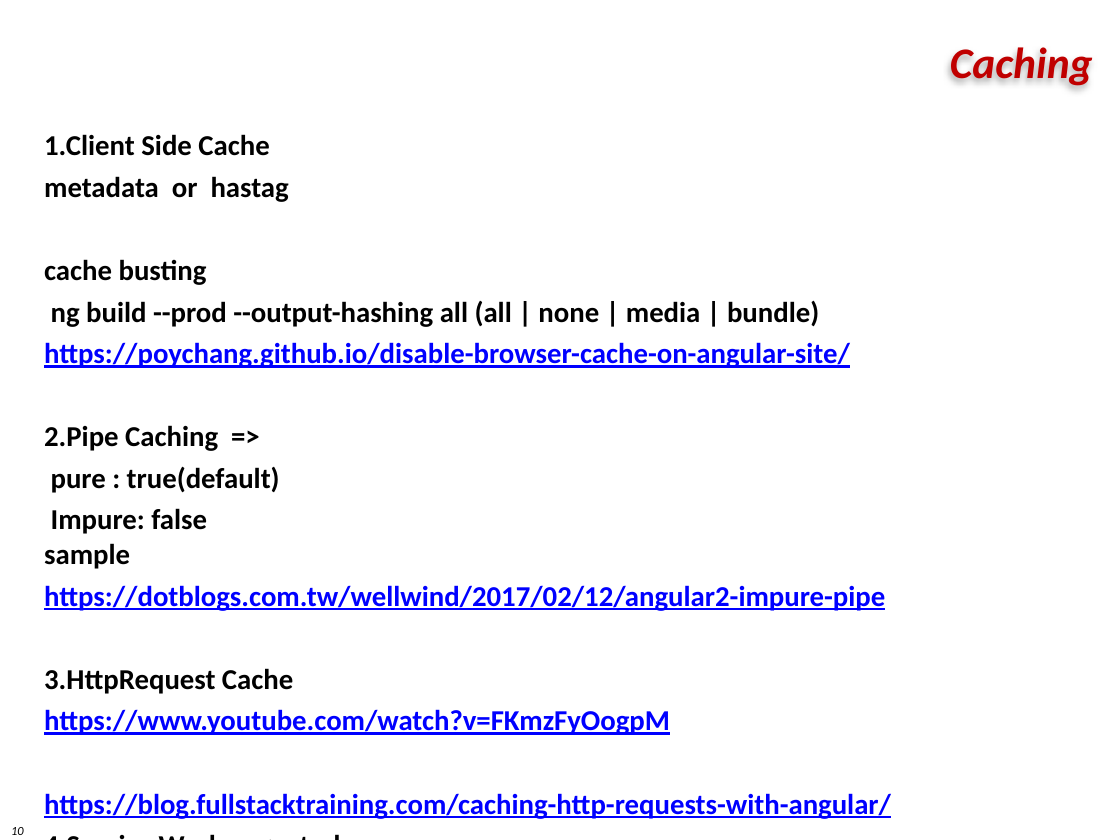
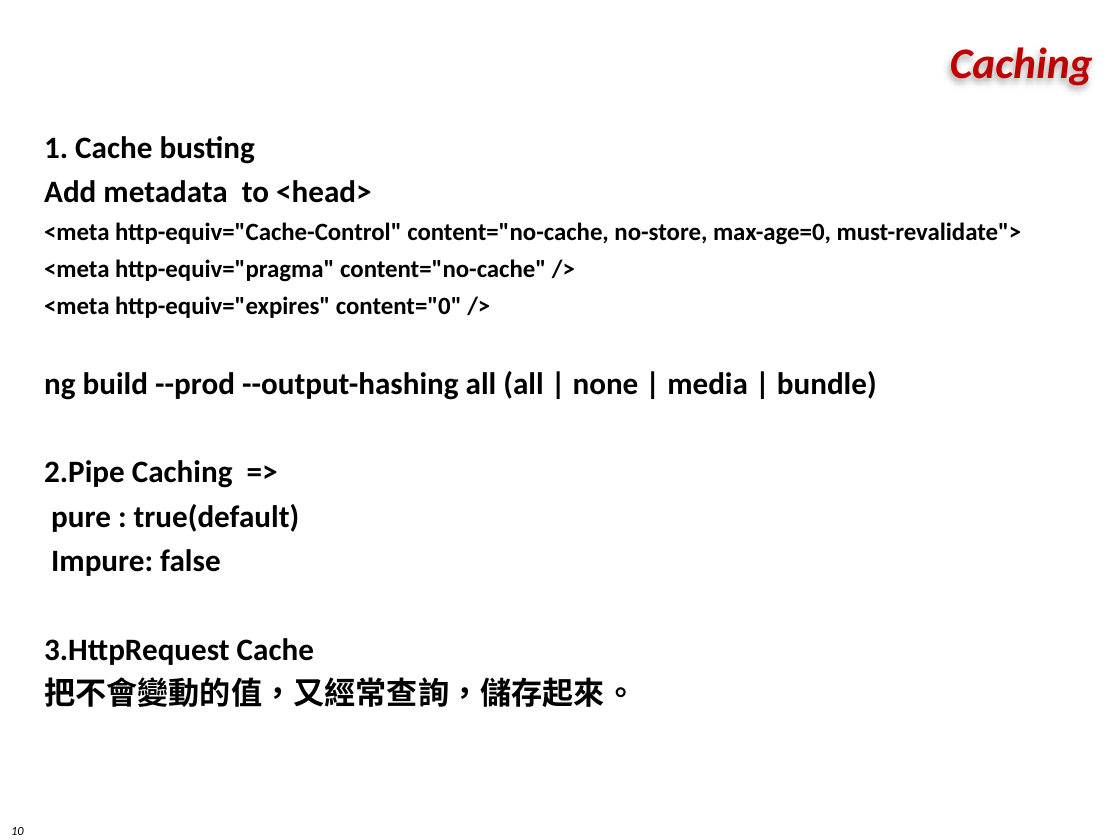
Before and after one commit to markku636/angular8study, a slide deck: slide 10 of ppt/angular_performance.pptx. Drawn at 1120x840 pixels with LibreOffice and Linux fonts; fonts in the diff are those of the drawing; background and template pictures are left out. Boxes give left, top, right and bottom in pixels: in the first picture for what was removed or moved away, otherwise in the second. Text is boxed around its words. In the diff, an @@ line names an element or a change of style, - is before the commit and + after.

```diff
--- a/ppt/angular_performance.pptx
+++ b/ppt/angular_performance.pptx
@@ text at <box>44,136,1022,318</box>: text changed; size 18.5 to 16 pt @@
-1.Client Side Cache
-metadata or hastag
-cache busting
+1. Cache busting
+Add metadata to <head>
+<meta http-equiv="Cache-Control" content="no-cache, no-store, max-age=0, must-revalidate">
+<meta http-equiv="pragma" content="no-cache" />
+<meta http-equiv="expires" content="0" />
@@ text at <box>44,342,850,368</box>: paragraph removed @@
-https://poychang.github.io/disable-browser-cache-on-angular-site/
@@ text at <box>44,371,877,665</box>: size 18.5 to 20 pt in "ng build --prod --output-hashing all (all | ...", "2.Pipe Caching =>", "pure : true(default)", "3.HttpRequest Cache" @@
@@ text at <box>51,549,220,576</box>: text changed; size 18.5 to 20 pt; text colour #0000FF to #000000 @@
-Impure: false
-sample
-https://dotblogs.com.tw/wellwind/2017/02/12/angular2-impure-pipe
+Impure: false
@@ text at <box>44,677,636,707</box>: text changed; size 18.5 to 20 pt; text colour #0000FF to #000000 @@
-https://www.youtube.com/watch?v=FKmzFyOogpM
-https://blog.fullstacktraining.com/caching-http-requests-with-angular/
-4.Service Worker => study
+把不會變動的值，又經常查詢，儲存起來。
```
Also in this commit, not shown: 7 other slides changed.
